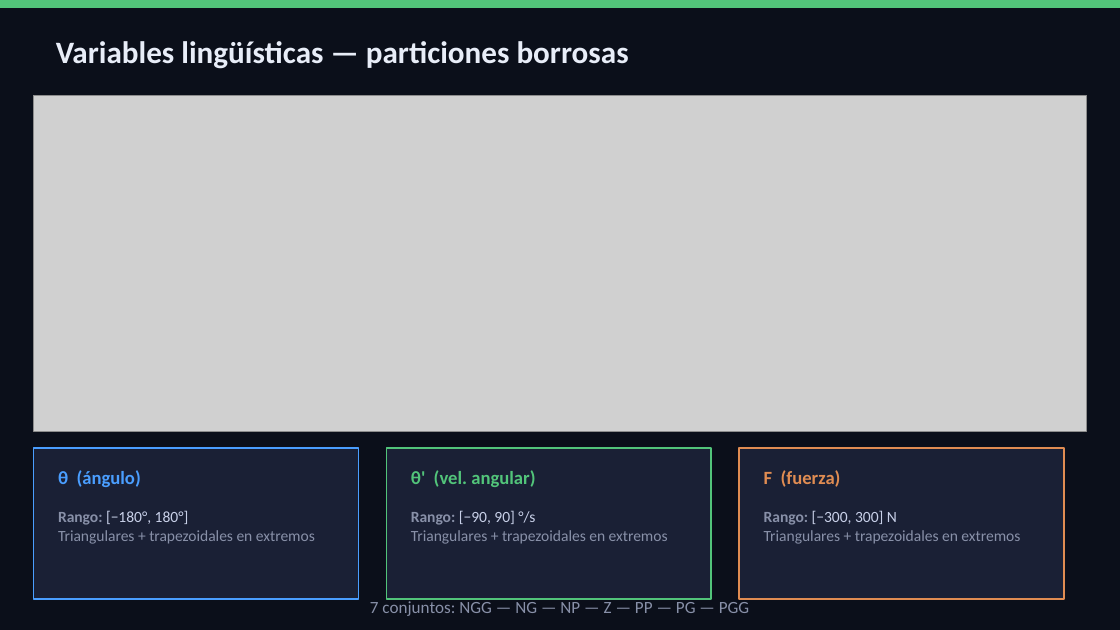
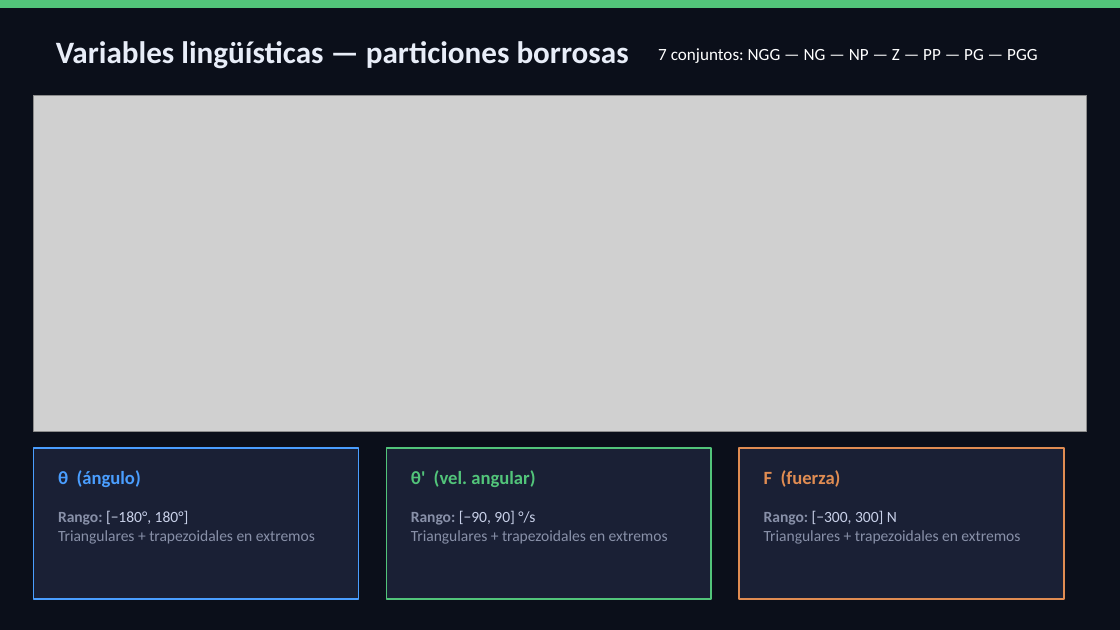
Before and after one commit to Juan-Stella/IA2, a slide deck: slide 9 of Unidad 2/pendulo_fam.pptx. Drawn at 1120x630 pixels with LibreOffice and Linux fonts; fonts in the diff are those of the drawing; grey boxes stand for pictures. Boxes give left, top, right and bottom in pixels: in the first picture for what was removed or moved away, otherwise in the second. Text is boxed around its words. In the diff, an @@ line names an element or a change of style, - is before the commit and + after.

```diff
--- a/Unidad 2/pendulo_fam.pptx
+++ b/Unidad 2/pendulo_fam.pptx
@@ text "7 conjuntos: NGG — NG ...": place and size @@
-text "7 conjuntos: NGG — NG ..." at bbox=[370, 601, 749, 616]
+text "7 conjuntos: NGG — NG ..." at bbox=[658, 48, 1037, 63]
@@ text "7 conjuntos: NGG — NG ..." at bbox=[658, 48, 1037, 63]: text colour #8890A8 to #FFFFFF @@
```
Also in this commit, not shown: 2 other slides changed.
